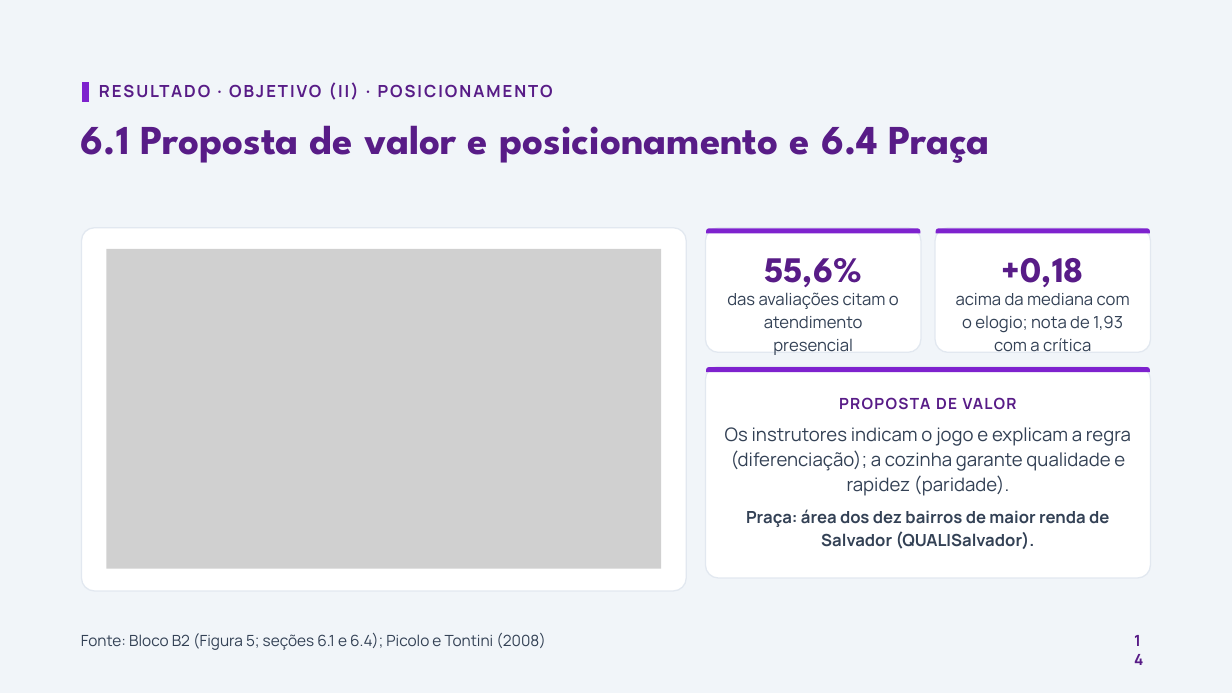
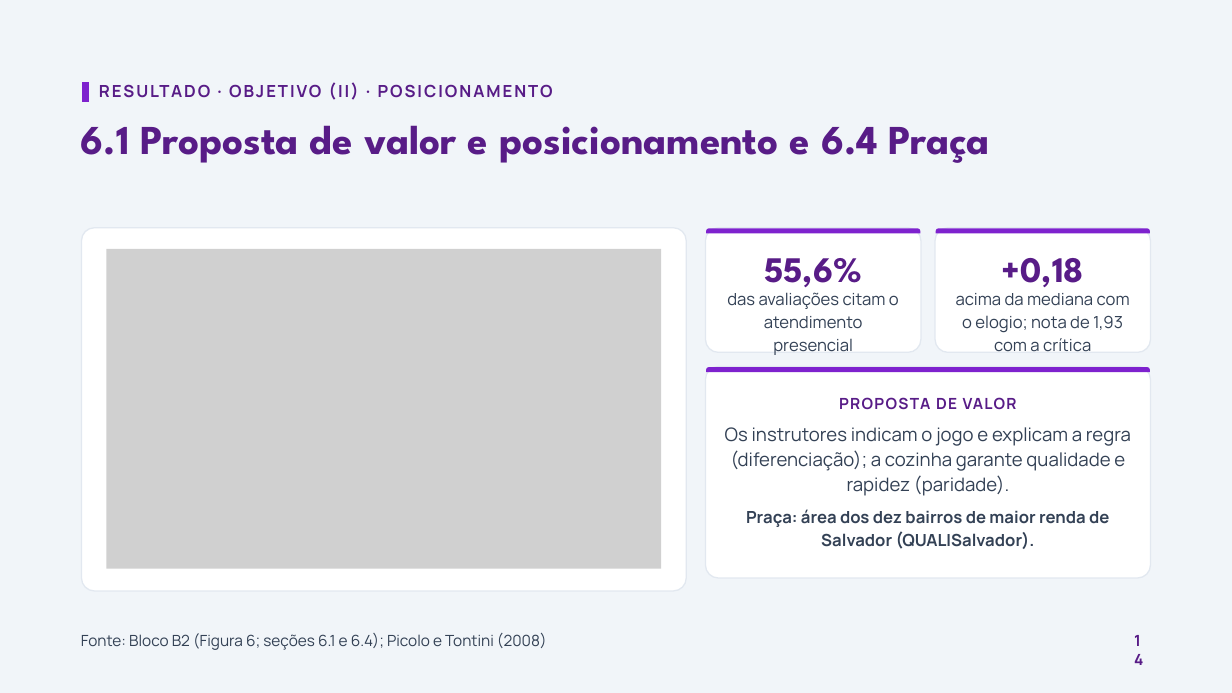
Before and after one commit to eusouopeu/interludio, a slide deck: slide 14 of downloads/slides-vfinal.pptx. Drawn at 1232x693 pixels with LibreOffice and Linux fonts; fonts in the diff are those of the drawing; grey boxes stand for pictures. Boxes give left, top, right and bottom in pixels: in the first picture for what was removed or moved away, otherwise in the second. Text is boxed around its words. In the diff, an @@ line names an element or a change of style, - is before the commit and + after.

```diff
--- a/downloads/slides-vfinal.pptx
+++ b/downloads/slides-vfinal.pptx
@@ text at bbox=[81, 633, 547, 650]: text changed @@
-Fonte: Bloco B2 (Figura 5; seções 6.1 e 6.4); Picolo e Tontini (2008)
+Fonte: Bloco B2 (Figura 6; seções 6.1 e 6.4); Picolo e Tontini (2008)
```
Also in this commit, not shown: 3 other slides changed, 2 other files.
